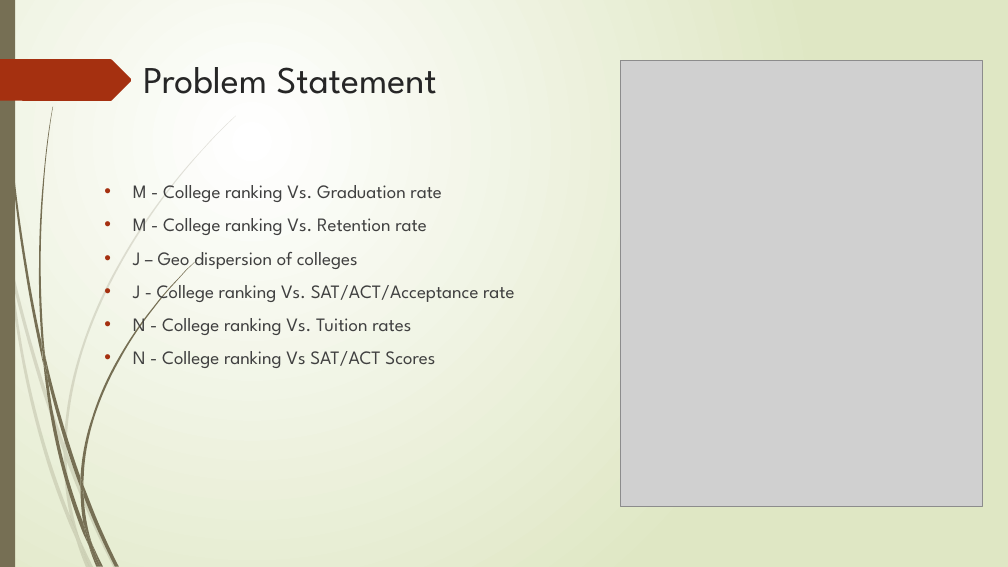
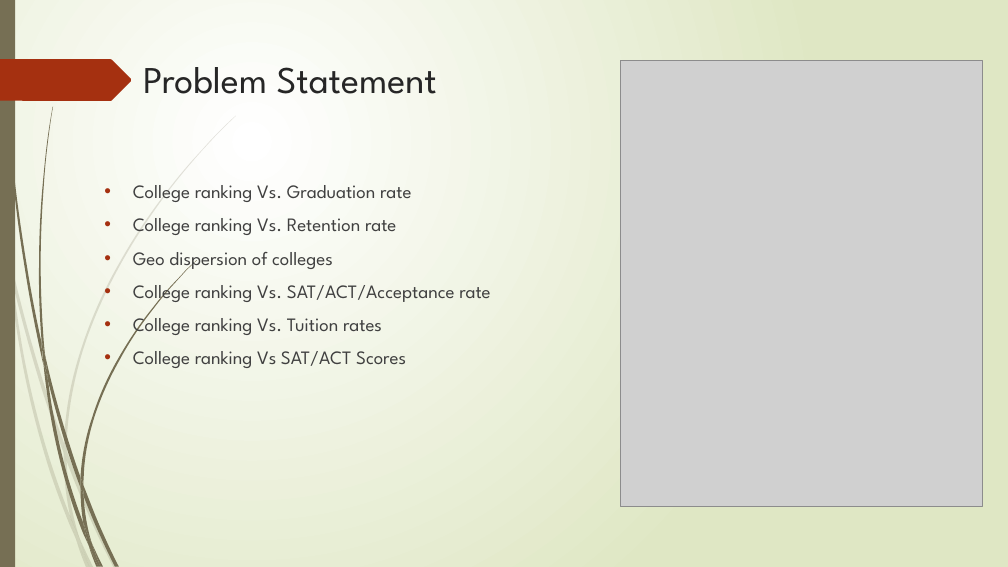
Before and after one commit to nimisha727/Group-Two-Project-One, a slide deck: slide 2 of University outcomes.pptx (slide 4 before the commit). Drawn at 1008x567 pixels with LibreOffice and Linux fonts; fonts in the diff are those of the drawing; grey boxes stand for pictures. Boxes give left, top, right and bottom in pixels: in the first picture for what was removed or moved away, otherwise in the second. Text is boxed around its words. In the diff, an @@ line names an element or a change of style, - is before the commit and + after.

```diff
--- a/University outcomes.pptx
+++ b/University outcomes.pptx
@@ text at <box>133,185,490,368</box>: text changed @@
-• M - College ranking Vs. Graduation rate
-• M - College ranking Vs. Retention rate
-• J – Geo dispersion of colleges
-• J - College ranking Vs. SAT/ACT/Acceptance rate
-• N - College ranking Vs. Tuition rates
-• N - College ranking Vs SAT/ACT Scores
+• College ranking Vs. Graduation rate
+• College ranking Vs. Retention rate
+• Geo dispersion of colleges
+• College ranking Vs. SAT/ACT/Acceptance rate
+• College ranking Vs. Tuition rates
+• College ranking Vs SAT/ACT Scores
```
Also in this commit, not shown: 3 other slides changed, 4 slides added, 1 slide removed.
